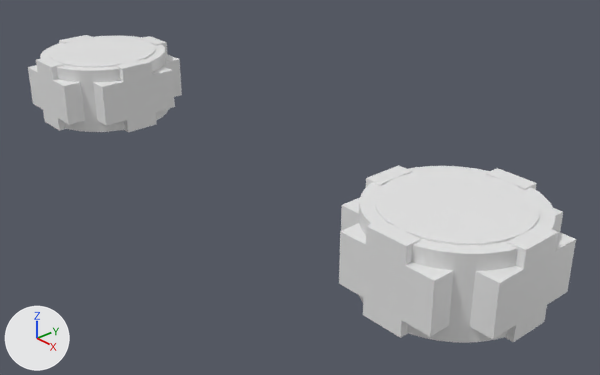
Before and after pictures for a commit that changed the Blender file Models/GroupD/Factory Kit/Factory Interior/Level Assets/Support Beams/FI-081 SupportBeam_Connector.blend.
The view is the same before and after, from a 50 mm lens placed at (2.26, -3.5, 2.36), pointed at (-1.41, -0.29, 0.01). Lighting does not change. The marker at lower left points along +X, +Y and +Z.
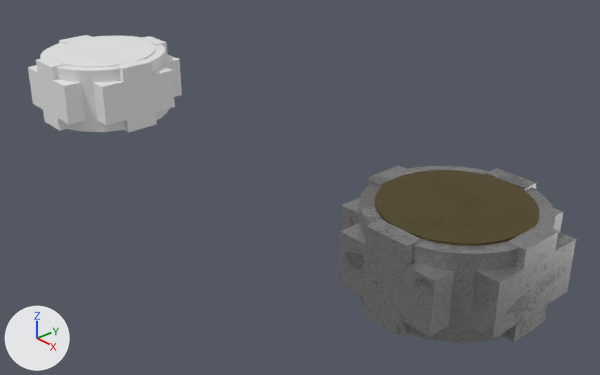
What differs and where, as boxes (x1, y1, x2, y2) in the pictures (600 x 375 px; the box of a moved part takes in the faces that stretch with it):
part 1 of me_cylinder_001, moved or reshaped
    both: (341, 198, 523, 342)
part 2 of me_cylinder_001, moved or reshaped
    both: (553, 208, 575, 251)
part 3 of me_cylinder_001, recoloured
    both: (339, 165, 576, 343)

What changed in the scene script:
```text
Add img_supportbeam_texture6_png:
    img_supportbeam_texture6_png = load_image('SupportBeam_texture6.png', '../../../../../../Materials/Factory/SupportBeams/SupportBeam_texture6.png', 1024, 1024, 'sRGB')
Add mat_sbc_material:
    mat_sbc_material = principled_material('SBC_Material')
    mat_sbc_material.texture = img_supportbeam_texture6_png
    mat_sbc_material.metallic = 0.8
    mat_sbc_material.roughness = 0.4
Change me_cylinder_001:
    used by ob_fi_081_supportbeam_connector; location = (0.0, 0.0, 0.0)
    remove me_cylinder_001.from_pydata(...)  # 656 vertices, 450 faces; spans x -0.5..0.5, y -1.0..0.0, z 0.0..0.5
    add me_cylinder_001.from_pydata(...)  # 624 vertices, 434 faces; spans x -0.5..0.5, y -1.0..0.0, z 0.0..0.5
    me_cylinder_001 part 1
    16 vertices are removed from x -0.4..0.4, y -0.9..-0.755, z 0.1..0.4
    32 faces are deleted
    24 new faces join them
    me_cylinder_001 part 2
    16 vertices are removed from x -0.4..0.4, y -0.245..-0.099, z 0.1..0.4
    32 faces are deleted
    24 new faces join them
    me_cylinder_001 part 3: 386 faces spanning x -0.5..0.5, y -1.0..0.0, z 0.0..0.5 switch from no material to mat_sbc_material (picture img_supportbeam_texture6_png)
```
